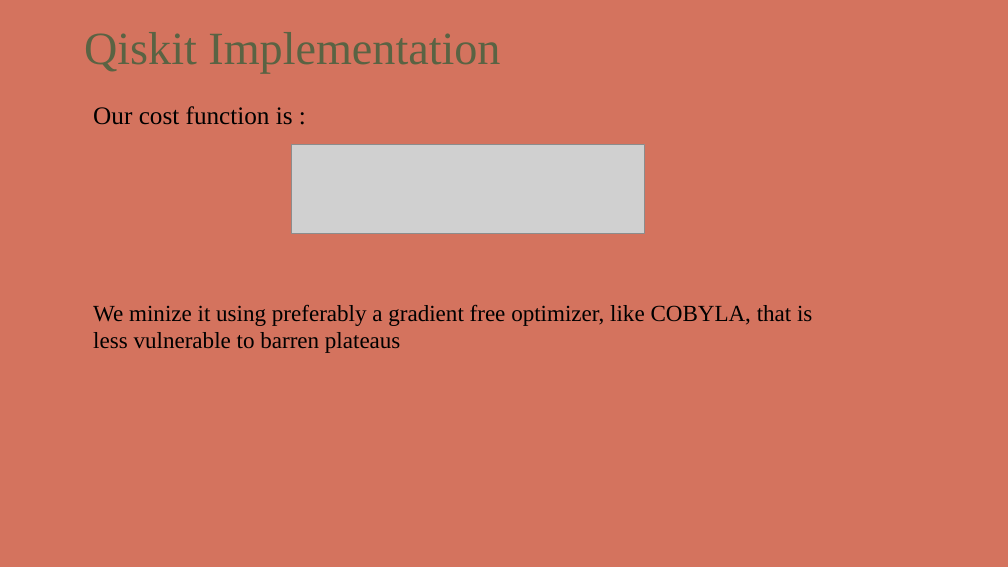
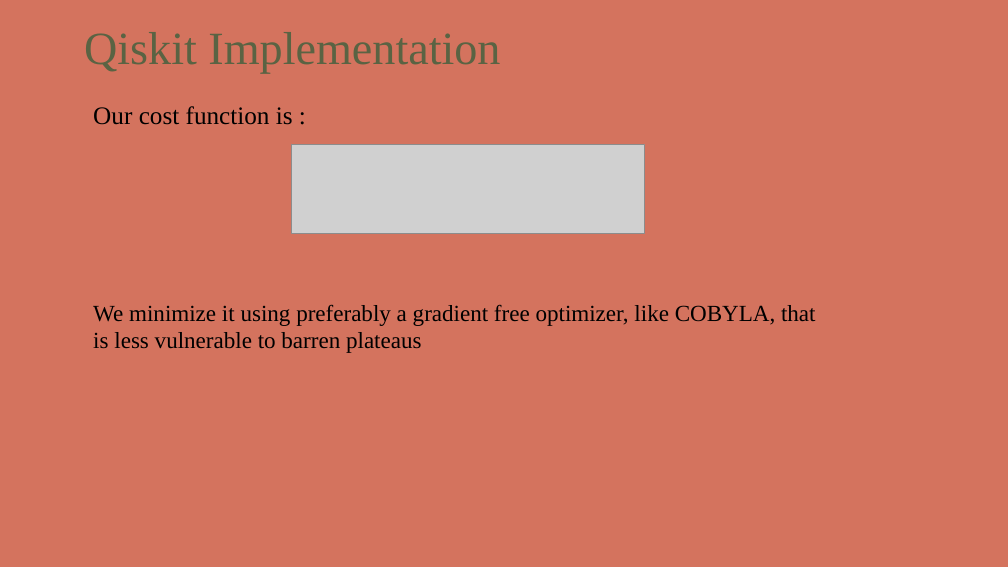
Before and after one commit to kthod/VQLS_algorithm, a slide deck: slide 37 of VQLS_presentation.pptx (slide 35 before the commit). Drawn at 1008x567 pixels with LibreOffice and Linux fonts; fonts in the diff are those of the drawing; grey boxes stand for pictures; background and template pictures are left out. Boxes give left, top, right and bottom in pixels: in the first picture for what was removed or moved away, otherwise in the second. Text is boxed around its words. In the diff, an @@ line names an element or a change of style, - is before the commit and + after.

```diff
--- a/VQLS_presentation.pptx
+++ b/VQLS_presentation.pptx
@@ text at (x1=93, y1=304, x2=816, y2=353): text changed @@
-We minize it using preferably a gradient free optimizer, like COBYLA, that is less vulnerable to barren plateaus
+We minimize it using preferably a gradient free optimizer, like COBYLA, that is less vulnerable to barren plateaus
```
Also in this commit, not shown: 5 other slides changed, 2 slides added, 3 other files.
